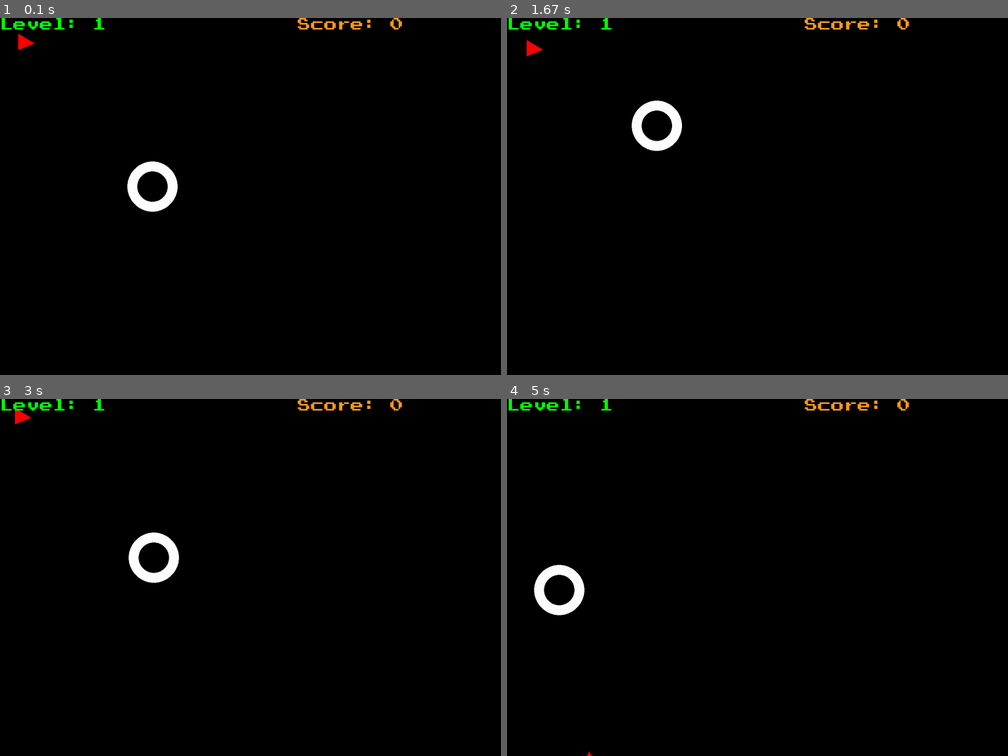
Above: before the commit, frames 1-4 (two rows, left to right).
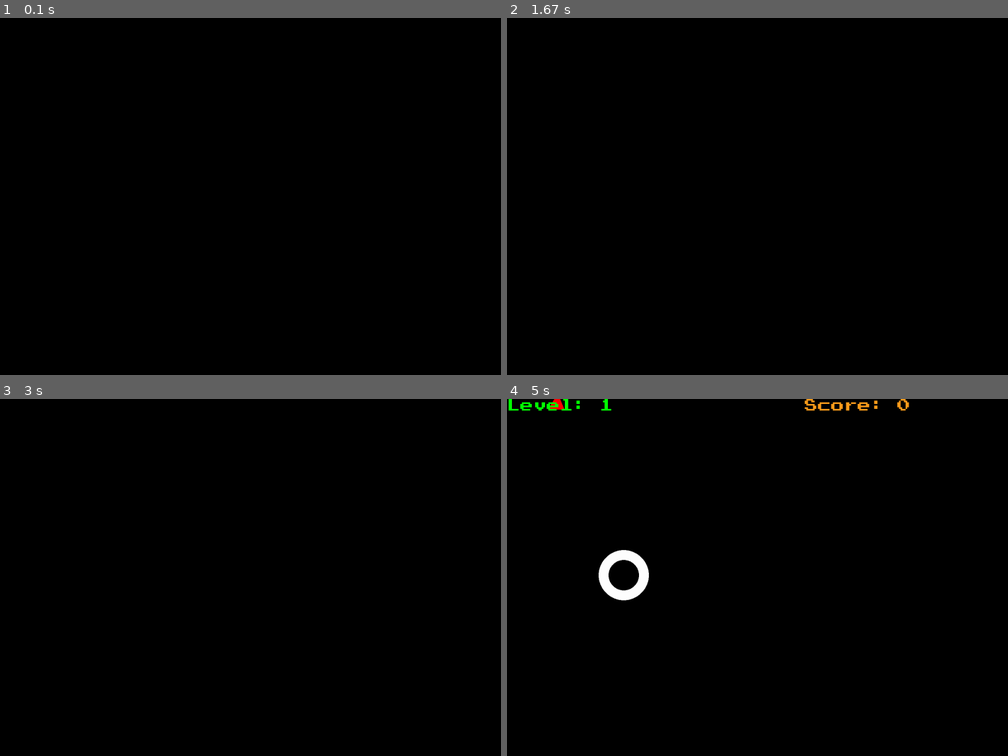
Above: after the commit, the same moments.

Repository: CaptainDeathead/Nebulous
Game: pygame game, started from Console/main.py
The game is run twice, just before and just after one commit, with the same random seed, the same clock (stepped at 60 frames per second) and the same inputs.
Inputs:
- Up to frame 1 (0.1 s): no input
- Up to frame 2 (1.67 s): hold A 0.33-0.8 s; hold Right 0.33-0.8 s; hold Right 0.83-1.3 s; tap Y at 0.98 s; tap Space at 1.33 s
- Up to frame 3 (3 s): hold Up 1.67-1.97 s; tap A at 1.82 s; hold Right 2-2.47 s; tap Y at 2.15 s; tap Space at 2.9 s
- Up to frame 4 (5 s): hold Right 3.23-3.87 s; tap Space at 3.3, 3.6, 3.97, 4.38, 4.68, 4.88 s; tap A at 3.38, 4.97 s; hold Down 3.9-4.28 s; tap Y at 4.05 s; hold Right 4.32-4.78 s; hold Up from 4.82 s (still down)

The runs differ from the first frame. In frame 1, 1.3% of the frame differs, in the area x 0-81%, y 0-55%; in frame 2, 1.3%; in frame 3, 1.3%; in frame 4, 1.5%, in the area x 5-29%, y 0-100%.

Commit message:
Added Trash mode to Meteors for performance

Diff:
--- a/Games/Meteors/main.py
+++ b/Games/Meteors/main.py
@@ -36,11 +36,11 @@
     def RANDOM(self) -> int: return randint(1, 4)
 
 class Bullet:
-    def __init__(self, location: Tuple[int, int], color: pg.Color, direction: int):
+    def __init__(self, location: Tuple[int, int], color: pg.Color, direction: int, speed: int):
         self.x = location[0]
         self.y = location[1]
         self.color = color
-        self.speed = 18
+        self.speed = speed
         self.direction = direction
 
         if direction > 2:
@@ -65,13 +65,13 @@
 class Ship:
     PART_SIZE = 50
 
-    def __init__(self, location: Tuple[int, int], color: pg.Color) -> None:
+    def __init__(self, location: Tuple[int, int], color: pg.Color, speed: int) -> None:
         self.x = location[0]
         self.y = location[1]
         self.nozzle = (location[0], location[1])
 
         self.direction = 4
-        self.speed = 8
+        self.speed = speed
         self.scale = 10
 
         self.tripoints = [(5*self.scale+self.x,5*self.scale+self.y), (1+self.x, 5*self.scale+self.y), (3*self.scale+self.x, 1+self.y)]
@@ -315,6 +315,8 @@
     DIFFICULTY_GAP = 6
     DIFFICULTY_CAP = 25
 
+    TRASH_MODE = True
+
     def __init__(self, display_surf: pg.Surface, console_update: object, get_num_players: object, controllers: List[Controller]) -> None:
         self.console_update = console_update
         should_quit = self.console_update()
@@ -324,8 +326,20 @@
         self.console_update = console_update
         self.get_num_players = get_num_players
         self.controllers = controllers
-        print(self.controllers)
+
         self.get_num_players = get_num_players
+
+        self.rock_speed = 10
+        self.fpscap = 60
+        self.player_speed = 8
+        self.bullet_speed = 18
+
+        if self.TRASH_MODE:
+            self.rock_speed = 50
+            self.fpscap = 6
+            self.player_speed = 40
+            self.bullet_speed = 90
+
 
         self.main_menu = MainMenu(self.display_surf, self.console_update, self.controllers)
         self.difficulty = self.INITIAL_DIFFICULTY
@@ -335,7 +349,7 @@
         self.clock = pg.time.Clock()
         self.A_Pressed = False
 
-        self.ships = [Ship((randint(0, 69), randint(0, 69)), (255, 0, 0)) for _ in range(self.NUM_SHIPS)]
+        self.ships = [Ship((randint(0, 69), randint(0, 69)), (255, 0, 0), self.player_speed) for _ in range(self.NUM_SHIPS)]
         self.bullets = []
         self.asteroids = []
 
@@ -379,8 +393,6 @@
             self.__init__(self.display_surf, self.console_update, self.get_num_players, self.controllers)
 
         while 1:
-            self.clock.tick(60)
-
             for event in pg.event.get():
                 if event.type == pg.KEYDOWN:
                     if event.key == pg.K_SPACE:
@@ -408,7 +420,9 @@
 
     def main(self) -> None:
         while 1:
-            self.clock.tick(60)
+
+            self.clock.tick(self.fpscap)
+
             for screen in self.screens:
                 screen.fill((0, 0, 0))
 
@@ -421,7 +435,7 @@
             #spawn "meteors"
             if self.num_asteroids < self.difficulty:
                 self.num_asteroids += 1
-                self.asteroids.append(Rock(76, 500, 500, 10, randint(1, 358)))
+                self.asteroids.append(Rock(76, 500, 500, self.rock_speed, randint(1, 358)))
 
             for event in pg.event.get():
                 if event.type == pg.QUIT:
@@ -430,7 +444,7 @@
                 if event.type == pg.KEYDOWN:
                     if event.key == pg.K_a:
                         #shoot bullet
-                        self.bullets.append(Bullet(self.ships[0].nozzle, self.ships[0].color, self.ships[0].direction))
+                        self.bullets.append(Bullet(self.ships[0].nozzle, self.ships[0].color, self.ships[0].direction, self.bullet_speed))
                     elif event.key == pg.K_y:
                         self.ships[0].dead = True
 
@@ -449,7 +463,6 @@
 
             for c, controller in enumerate(self.controllers):
                 stilla = False
-                print(c)
                 for event in controller.event.get():
                     if event.type == CONTROLS.DPAD.UP:
                         self.ships[c].move_up()
--- /dev/null
+++ b/Games/Pong/consolemain.py
@@ -0,0 +1,10 @@
+import pygame as pg
+
+# Game path should already be added by cartridge loader
+from Games.Pong.main import Snither
+
+from typing import List
+
+class ConsoleEntry:
+    def __init__(self, display_surf: pg.Surface, console_update: object, get_num_players: object, controllers: List) -> None:
+        Snither(display_surf, console_update, get_num_players, controllers)
Empty file added: Games/Pong/main.py
